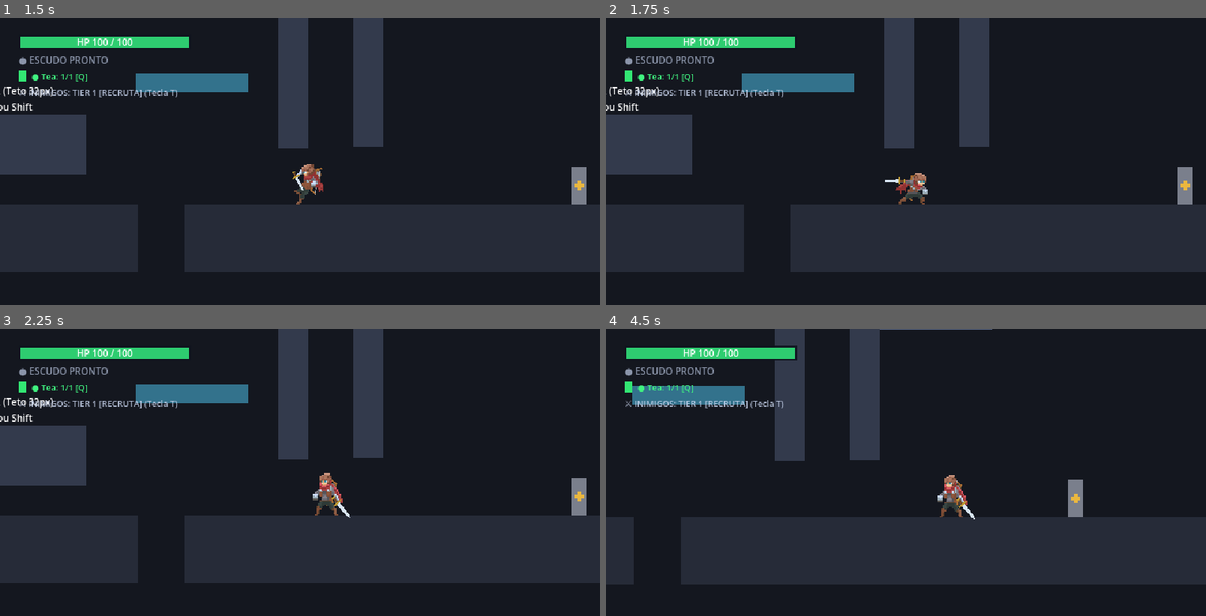
Above: before the commit, frames 1-4 (two rows, left to right).
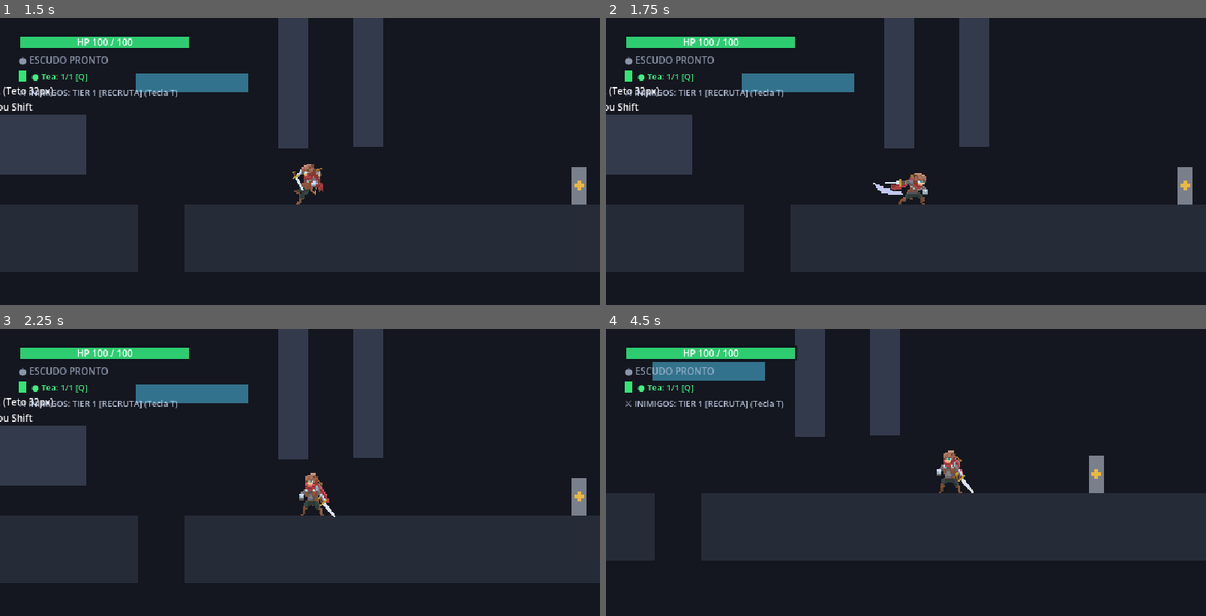
Above: after the commit, the same moments.

Repository: Theadrill/Godot-Roguelike-Prototype
Game: Godot game, scene res://src/world/movement_gym.tscn
The game is run twice, just before and just after one commit, with the same random seed, the same clock (stepped at 60 frames per second) and the same inputs.
Inputs (mouse positions are in pixels of both pictures, inside the frame that each line leads up to):
- Up to frame 1 (1.5 s): tap A (move_left) at 0.5, 1.25 s; move the mouse to (432, 170) at 0.52 s; press the mouse at (432, 170) at 0.53 s; hold D (move_right) from 0.53 s (still down); tap Space (jump) at 0.77 s; move the mouse to (180, 204) at 1.27 s; release the mouse at (180, 204) at 1.28 s; right-click (180, 204) at 1.35 s
- Up to frame 2 (1.75 s): keep holding D (move_right); tap Space (jump) at 1.52 s
- Up to frame 3 (2.25 s): tap A (move_left) at 2 s; move the mouse to (360, 423) at 2.02 s; release D (move_right) at 2.03 s; hold A (move_left) from 2.03 s (still down); tap Q (heal) at 2.1 s
- Up to frame 4 (4.5 s): move the mouse to (876, 564) at 2.77 s; release A (move_left) at 2.78 s; hold D (move_right) 2.78-4.28 s; tap E (interact) at 2.85 s; click (876, 564) at 2.92 s; tap Space (jump) at 3.02, 3.77 s; tap A (move_left) at 3.5, 4.25 s; move the mouse to (1086, 547) at 3.52 s; hold Keypad 2 (look_down) 3.53-4.28 s; move the mouse to (726, 446) at 4.27 s; hold A (move_left) from 4.28 s (still down); tap Keypad 4 (look_left) at 4.35 s

Frame 1 is identical in both runs. In frame 2, 0.2% of the frame differs, in the area x 44-52%, y 54-64%; in frame 3, 0.7%; in frame 4, 25%, in the area x 0-100%, y 0-90%.

Commit message:
feat(combat): increase spin windup (2.3x) and final recovery pause (3.2x) on attack3

Diff:
--- a/assets/effects/slashes/slash_frames.tres
+++ b/assets/effects/slashes/slash_frames.tres
@@ -118,10 +118,10 @@
 "speed": 10.0
 }, {
 "frames": [{
-"duration": 1.7,
+"duration": 2.3,
 "texture": SubResource("AtlasTexture_slash3_0")
 }, {
-"duration": 1.7,
+"duration": 2.3,
 "texture": SubResource("AtlasTexture_slash3_1")
 }, {
 "duration": 1.0,
@@ -133,7 +133,7 @@
 "duration": 1.0,
 "texture": SubResource("AtlasTexture_slash3_4")
 }, {
-"duration": 2.0,
+"duration": 3.2,
 "texture": SubResource("AtlasTexture_slash3_5")
 }],
 "loop": 0,
--- a/assets/player/adventurer/player_frames.tres
+++ b/assets/player/adventurer/player_frames.tres
@@ -263,10 +263,10 @@
 "speed": 10.0
 }, {
 "frames": [{
-"duration": 1.7,
+"duration": 2.3,
 "texture": SubResource("AtlasTexture_attack3_0")
 }, {
-"duration": 1.7,
+"duration": 2.3,
 "texture": SubResource("AtlasTexture_attack3_1")
 }, {
 "duration": 1.0,
@@ -278,7 +278,7 @@
 "duration": 1.0,
 "texture": SubResource("AtlasTexture_attack3_4")
 }, {
-"duration": 2.0,
+"duration": 3.2,
 "texture": SubResource("AtlasTexture_attack3_5")
 }],
 "loop": 0,
--- a/src/combat/sets/set_axe_heavy.tres
+++ b/src/combat/sets/set_axe_heavy.tres
@@ -43,7 +43,7 @@
 script = ExtResource("2_step_script")
 step_label = "Golpe 3 - Execução de Machado"
 body_animation = &"attack3"
-duration = 0.68
+duration = 0.9
 forward_impulse = 85.0
 damage_multiplier = 1.5
 next_step_window = 0.675
--- a/src/combat/sets/set_dagger_fast.tres
+++ b/src/combat/sets/set_dagger_fast.tres
@@ -43,7 +43,7 @@
 script = ExtResource("2_step_script")
 step_label = "Golpe 3 - Retalhamento"
 body_animation = &"attack3"
-duration = 0.38
+duration = 0.5
 forward_impulse = 90.0
 damage_multiplier = 1.5
 next_step_window = 0.675
--- a/src/combat/sets/set_hammer_crusher.tres
+++ b/src/combat/sets/set_hammer_crusher.tres
@@ -43,7 +43,7 @@
 script = ExtResource("2_step_script")
 step_label = "Golpe 3 - Ruína Sísmica"
 body_animation = &"attack3"
-duration = 0.76
+duration = 1.0
 forward_impulse = 90.0
 damage_multiplier = 1.6
 next_step_window = 0.675
--- a/src/combat/sets/set_sword_standard.tres
+++ b/src/combat/sets/set_sword_standard.tres
@@ -43,7 +43,7 @@
 script = ExtResource("2_step_script")
 step_label = "Golpe 3 - Corte Finalizador"
 body_animation = &"attack3"
-duration = 0.58
+duration = 0.75
 forward_impulse = 115.0
 damage_multiplier = 1.5
 next_step_window = 0.675
